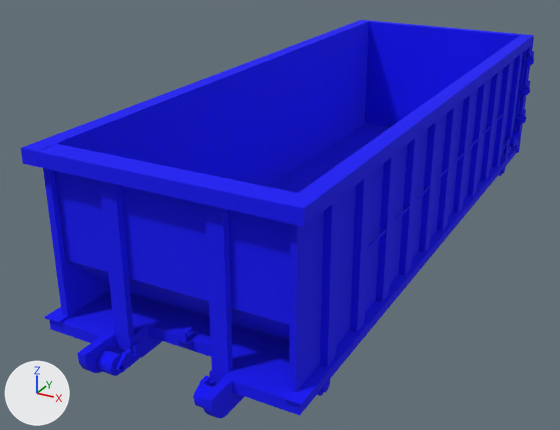
What one commit did to the OBJ model scripts/assets/30YardRecDumpsterBlue.obj.
Both versions are drawn from a 50 mm camera at (57.1, -126.6, 50.0) aimed at (-7.7, -8.7, -9.0). The axes (+X, +Y, +Z) are drawn at lower left. The lights are the same throughout. Where no turn or scale is listed for an object, it has been applied to the vertices.
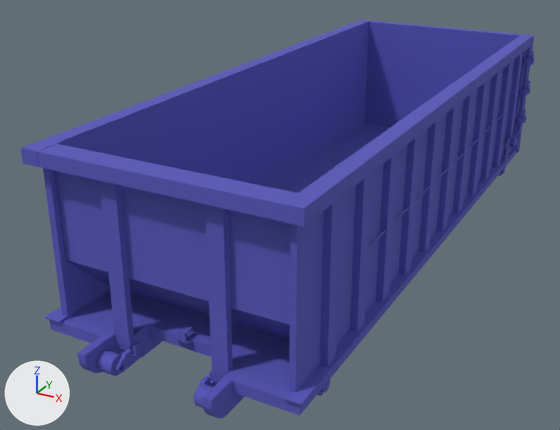
Where the change shows, as pixel boxes (x1, y1, x2, y2) in the pictures (560 x 430 px):
'Object.2', recoloured: (21, 20, 534, 418) in both
'Object.1', recoloured: (115, 343, 141, 373) in both

Edits to the bpy script that builds the scene:
```text
Change mat_metallic_0:
    mat_metallic_0.base_color: (0.0, 0.0, 0.949) -> (0.098, 0.098, 0.498)  # blue #0000f9 -> blue #5858bb
```
